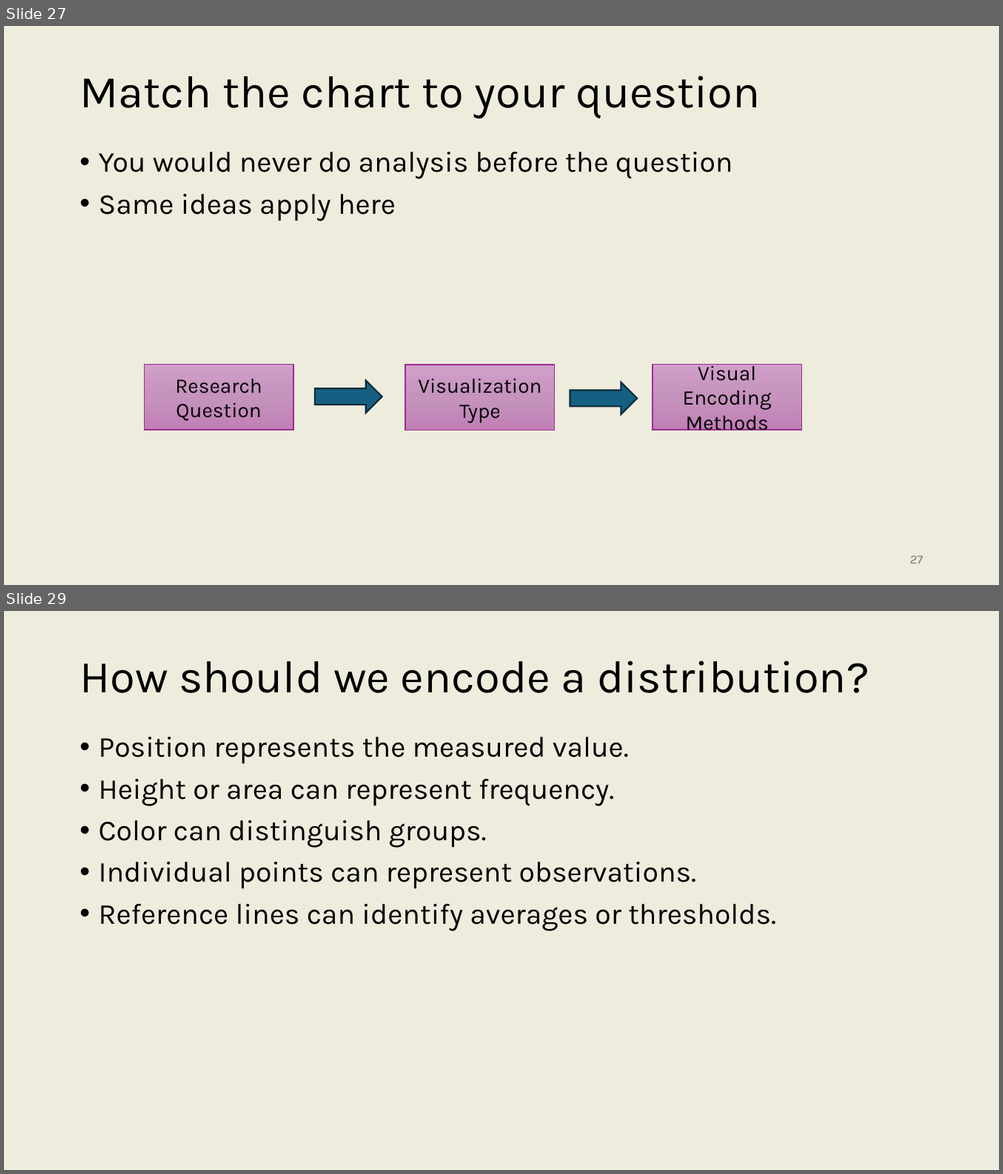
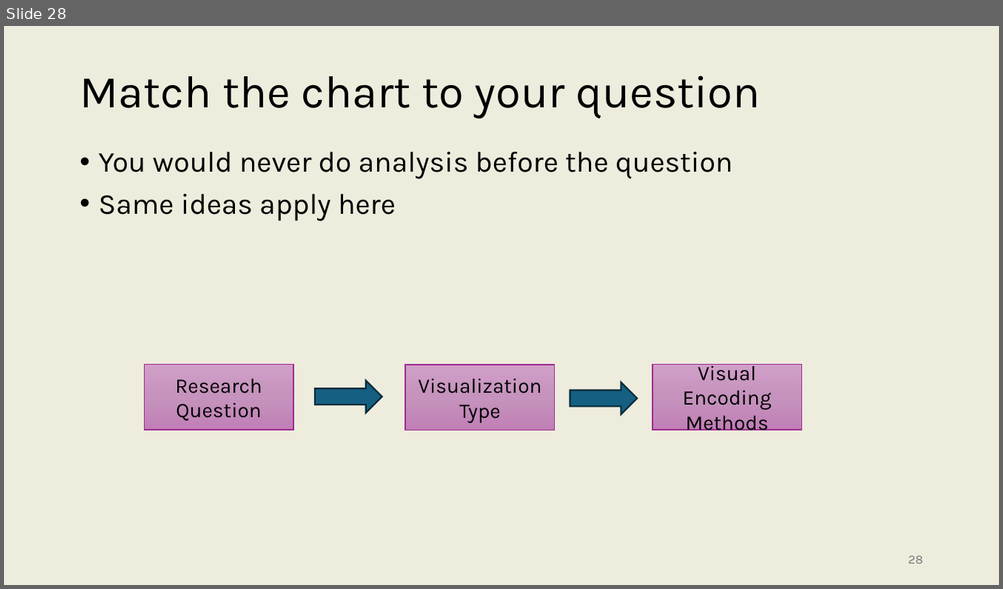
Before and after one commit to onishisaryu/HES-3000-Sports-Data-Analytics, a slide deck: pptx/Lecture7.pptx. Shown one above the other, each under a label of ours: slides 27 and 29 before the commit, slide 28 after it; the slides between them are not shown. The pictures are 1003x1174 and 1003x589 pixels, drawn with LibreOffice and Linux fonts; fonts in the diff are those of the drawing. Boxes give left, top, right and bottom in pixels: in the first picture for what was removed or moved away, otherwise in the second. Text is boxed around its words. In the diff, an @@ line names an element or a change of style, - is before the commit and + after.

```diff
--- a/pptx/Lecture7.pptx
+++ b/pptx/Lecture7.pptx
@@ slide 29 removed at (x1=4, y1=611, x2=999, y2=1170), background #EEECDD @@
@@ title removed at (x1=79, y1=661, x2=869, y2=693) @@
-How should we encode a distribution?
@@ text removed at (x1=99, y1=737, x2=776, y2=931) @@
-• Position represents the measured value.
-• Height or area can represent frequency.
-• Color can distinguish groups.
-• Individual points can represent observations.
-• Reference lines can identify averages or thresholds.
@@ what was slide 27 is now slide 28 @@
@@ page number at (x1=908, y1=556, x2=922, y2=564): text changed @@
-27
+28
```
Also in this commit, not shown: 3 slides changed, 8 slides added, 3 other slides removed.
